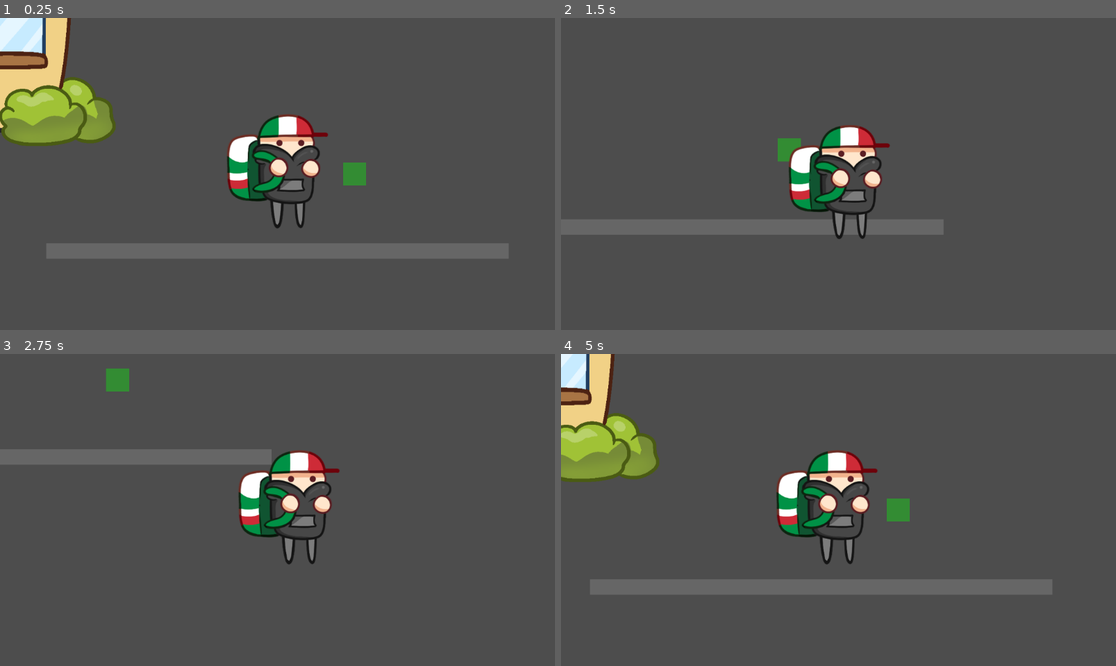
Above: before the commit, frames 1-4 (two rows, left to right).
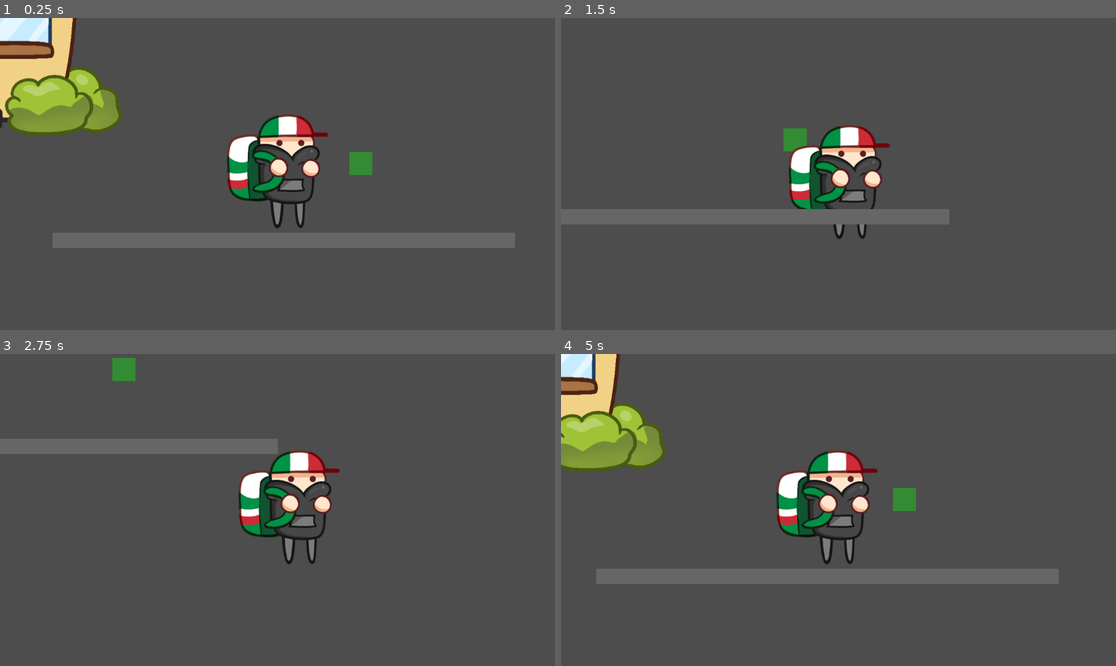
Above: after the commit, the same moments.

Repository: NotAJunkie2/strange-places-brackeys-game-jam
Game: Godot game, scene res://scene/playground.tscn
Two runs of this game, one before a commit and one after it. Both use one fixed random seed, a clock stepped at 60 frames per second and the inputs below.
Inputs:
- Up to frame 1 (0.25 s): no input
- Up to frame 2 (1.5 s): tap Enter at 0.5 s; hold D (move_right) 0.53-1.28 s; tap E (interact) at 0.6, 1.35 s; hold S (move_down) from 1.28 s (still down)
- Up to frame 3 (2.75 s): release S (move_down) at 2.03 s; hold D (move_right) from 2.03 s (still down); tap E (interact) at 2.1 s
- Up to frame 4 (5 s): release D (move_right) at 2.78 s; hold W (move_up) 2.78-3.53 s; tap E (interact) at 2.85, 3.6, 4.35 s; hold A (move_left) from 3.53 s (still down)

The runs differ from the first frame. In frame 1, 10% of the frame differs, in the area x 0-93%, y 0-78%; in frame 2, 4.4%; in frame 3, 3.7%; in frame 4, 9.4%.

Commit message:
fix: layering issue

Diff:
--- a/scene/character.tscn
+++ b/scene/character.tscn
@@ -19,6 +19,9 @@
 outline_size = 3
 outline_color = Color(0, 0, 0, 1)
 
+[sub_resource type="RectangleShape2D" id="RectangleShape2D_p3t0x"]
+size = Vector2(102, 74)
+
 [node name="Character" type="CharacterBody2D" unique_id=77527563 groups=["character"]]
 z_index = 5
 collision_mask = 4
@@ -34,6 +37,7 @@
 monitorable = false
 
 [node name="CollisionShape2D" type="CollisionShape2D" parent="Area2D" unique_id=453994451]
+z_as_relative = false
 shape = SubResource("CircleShape2D_interact")
 
 [node name="Sprite2D" type="Sprite2D" parent="." unique_id=2016254237]
@@ -69,3 +73,12 @@
 
 [node name="Hide" type="Node" parent="StateMachine" unique_id=1353850808]
 script = ExtResource("6_hidden")
+
+[node name="RigidBody2D" type="RigidBody2D" parent="." unique_id=1327729244]
+collision_mask = 14
+collision_priority = 0.01
+
+[node name="CollisionShape2D" type="CollisionShape2D" parent="RigidBody2D" unique_id=197441367]
+z_as_relative = false
+position = Vector2(29, 103)
+shape = SubResource("RectangleShape2D_p3t0x")
--- a/scene/delivery_zone.tscn
+++ b/scene/delivery_zone.tscn
@@ -17,5 +17,7 @@
 shape = SubResource("RectangleShape2D_jt31o")
 
 [node name="Sprite2D" type="Sprite2D" parent="." unique_id=828821550]
+z_as_relative = false
+y_sort_enabled = true
 position = Vector2(0, 100)
 texture = ExtResource("3_kwr2t")
--- a/scene/pizza_place.tscn
+++ b/scene/pizza_place.tscn
@@ -14,7 +14,12 @@
 [sub_resource type="RectangleShape2D" id="RectangleShape2D_yhxy7"]
 size = Vector2(775, 294)
 
+[sub_resource type="RectangleShape2D" id="RectangleShape2D_4l76e"]
+size = Vector2(685, 566)
+
 [node name="PizzaPlace" type="Area2D" unique_id=1602411763]
+z_as_relative = false
+y_sort_enabled = true
 collision_layer = 8
 script = ExtResource("2_twixt")
 all_deliveries = Array[ExtResource("3_xlhg3")]([ExtResource("3_4l76e"), ExtResource("4_puavp"), ExtResource("5_6vmy4"), ExtResource("6_wbiuy"), ExtResource("7_lw0px"), ExtResource("8_vy7nu"), ExtResource("9_jy2i8")])
@@ -25,3 +30,11 @@
 [node name="CollisionShape2D" type="CollisionShape2D" parent="." unique_id=1313314851]
 position = Vector2(17.5, 304)
 shape = SubResource("RectangleShape2D_yhxy7")
+
+[node name="RigidBody2D" type="RigidBody2D" parent="." unique_id=200426168]
+collision_layer = 4
+contact_monitor = true
+
+[node name="CollisionShape2D" type="CollisionShape2D" parent="RigidBody2D" unique_id=1816896100]
+position = Vector2(15.5, 96)
+shape = SubResource("RectangleShape2D_4l76e")
--- a/scene/playground.tscn
+++ b/scene/playground.tscn
@@ -9,8 +9,13 @@
 size = Vector2(1200, 40)
 
 [node name="Playground" type="Node2D" unique_id=1724821274]
+y_sort_enabled = true
 
 [node name="Character" parent="." unique_id=1399939567 instance=ExtResource("1_char")]
+z_index = 0
+z_as_relative = false
+y_sort_enabled = true
+position = Vector2(-16, 27)
 
 [node name="Floor" type="StaticBody2D" parent="." unique_id=2126393093]
 position = Vector2(0, 200)
@@ -32,4 +37,6 @@
 position = Vector2(1709, -953)
 
 [node name="PizzaPlace" parent="." unique_id=1602411763 instance=ExtResource("3_2ob5w")]
+z_as_relative = false
+y_sort_enabled = true
 position = Vector2(-901, -486)
